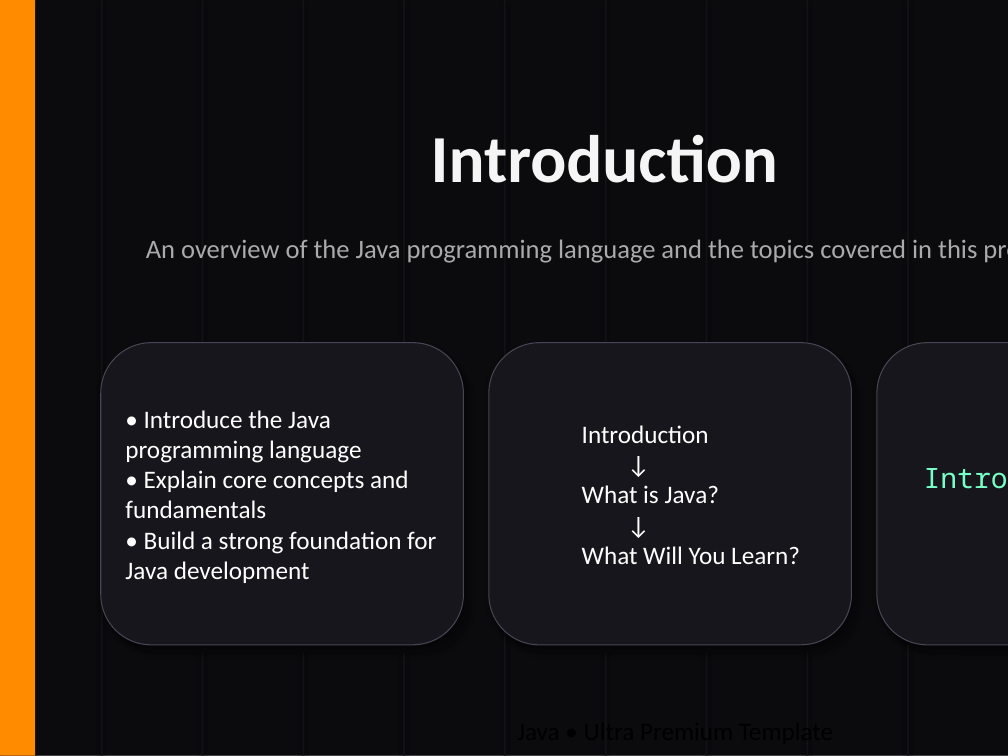
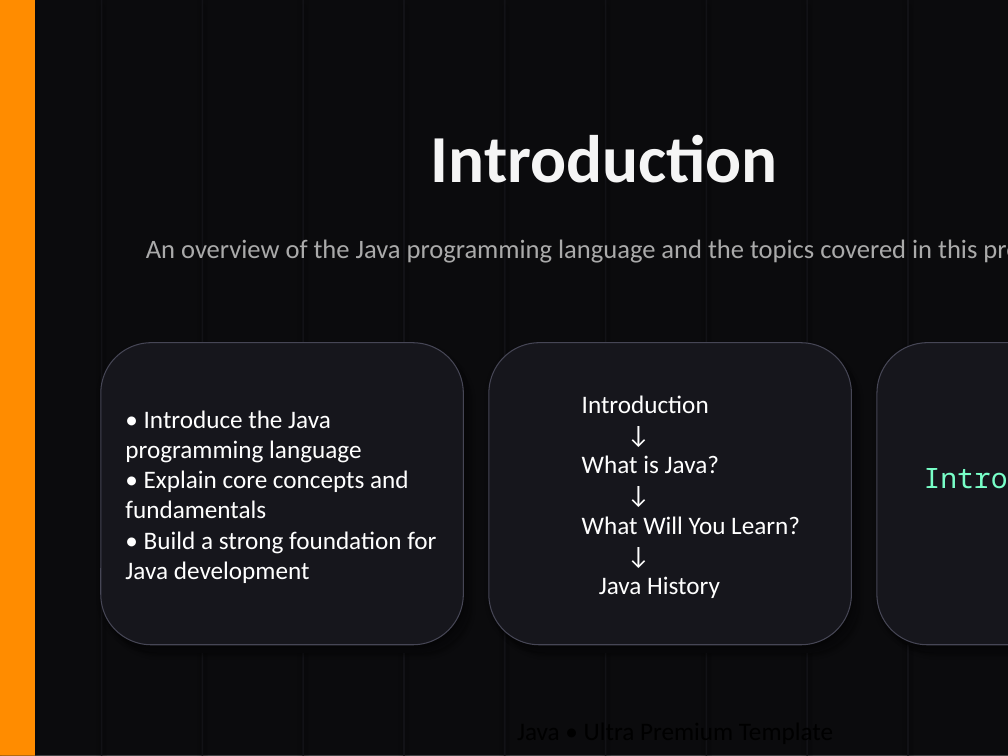
Before and after one commit to BetaBWJaguar/ZeroToDev, a slide deck: slide 1 of Java/Java #1/EN/Java #1.pptx. Drawn at 1008x756 pixels with LibreOffice and Linux fonts; fonts in the diff are those of the drawing. Boxes give left, top, right and bottom in pixels: in the first picture for what was removed or moved away, otherwise in the second. Text is boxed around its words. In the diff, an @@ line names an element or a change of style, - is before the commit and + after.

Commit message:
Update

```diff
--- a/Java/Java #1/EN/Java #1.pptx
+++ b/Java/Java #1/EN/Java #1.pptx
@@ text in rounded rectangle at (599, 576, 720, 598): paragraphs added @@
+↓
+Java History
```
Also in this commit, not shown: 1 slide added.
